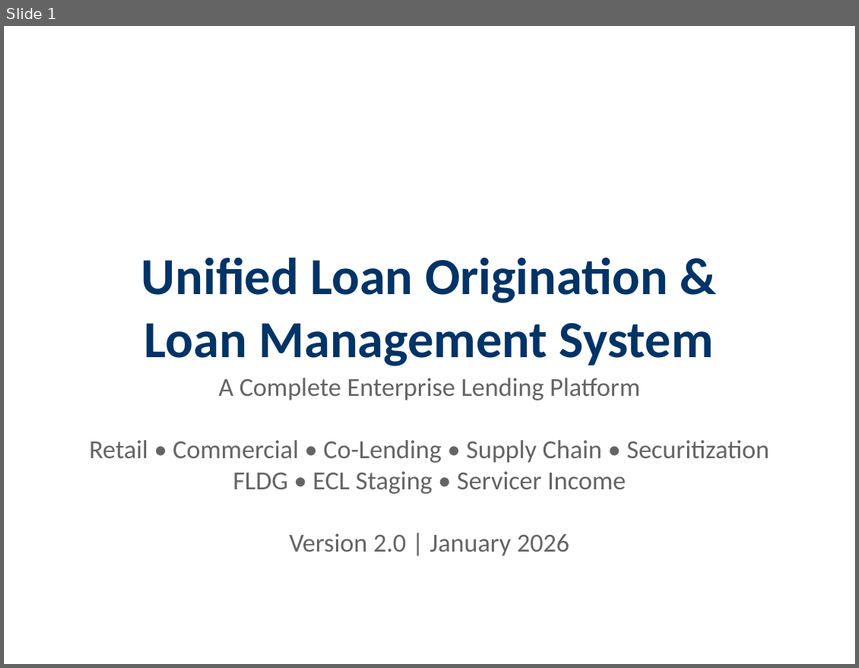
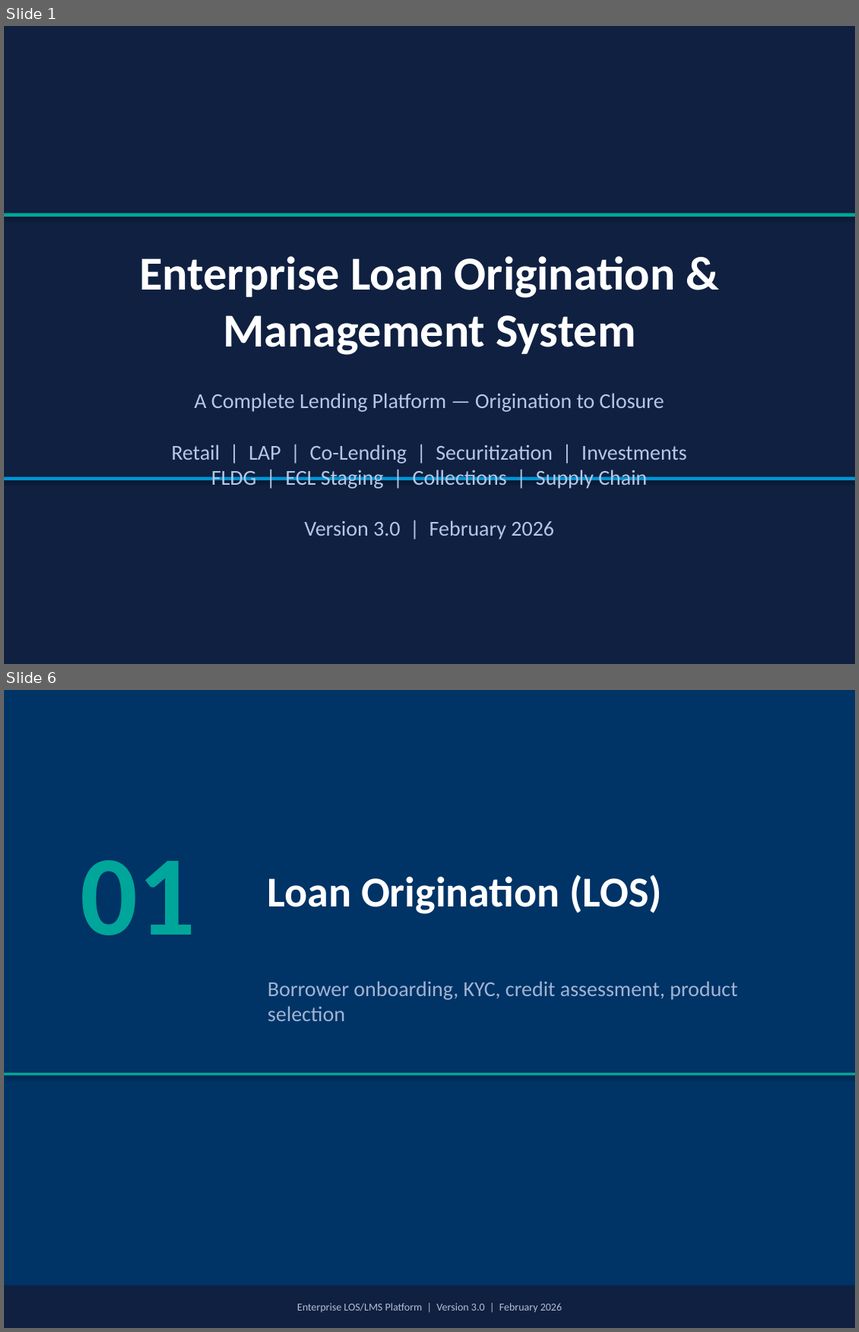
Before and after one commit to harshitrathi14/LOS-LMS, a slide deck: docs/LOS_LMS_System_Presentation.pptx. Shown one above the other, each under a label of ours: slide 1 before the commit, slides 1 and 6 after it; the slides between them are not shown. The pictures are 859x668 and 859x1332 pixels, drawn with LibreOffice and Linux fonts; fonts in the diff are those of the drawing. Boxes give left, top, right and bottom in pixels: in the first picture for what was removed or moved away, otherwise in the second. Text is boxed around its words. In the diff, an @@ line names an element or a change of style, - is before the commit and + after.

```diff
--- a/docs/LOS_LMS_System_Presentation.pptx
+++ b/docs/LOS_LMS_System_Presentation.pptx
@@ slide 6 added at <box>4,690,855,1328</box>, background #003366 @@
@@ text added at <box>81,860,196,935</box>, 96 pt, text #00A699, bold @@
+01
@@ text added at <box>268,875,662,914</box>, 36 pt, text #FFFFFF, bold @@
+Loan Origination (LOS)
@@ text added at <box>268,981,737,1021</box>, 18 pt, text #A0B4D2 @@
+Borrower onboarding, KYC, credit assessment, product selection
@@ rectangle added at <box>4,1073,855,1075</box>, fill #00A699 @@
@@ rectangle added at <box>4,1286,855,1328</box>, fill #0F2041, 9 pt, text #B4BED2 @@
+Enterprise LOS/LMS Platform | Version 3.0 | February 2026
@@ slide 1 changed as well @@
@@ background #FFFFFF to #0F2041 @@
@@ rectangle added at <box>4,213,855,217</box>, fill #00A699 @@
@@ text at <box>139,256,676,355</box>: text changed; size 44 to 40 pt; text colour #003366 to #FFFFFF @@
-Unified Loan Origination &
-Loan Management System
+Enterprise Loan Origination &
+Management System
@@ text at <box>171,393,687,540</box>: text changed; size 22 to 18 pt; text colour #646464 to #B4C8E6 @@
-A Complete Enterprise Lending Platform
-Retail • Commercial • Co-Lending • Supply Chain • Securitization
-FLDG • ECL Staging • Servicer Income
-Version 2.0 | January 2026
+A Complete Lending Platform — Origination to Closure
+Retail | LAP | Co-Lending | Securitization | Investments
+FLDG | ECL Staging | Collections | Supply Chain
+Version 3.0 | February 2026
@@ rectangle added at <box>4,477,855,480</box>, fill #0096D6 @@
```
Also in this commit, not shown: 2 other slides changed, 48 other slides added, 23 slides removed, 32 other files.
